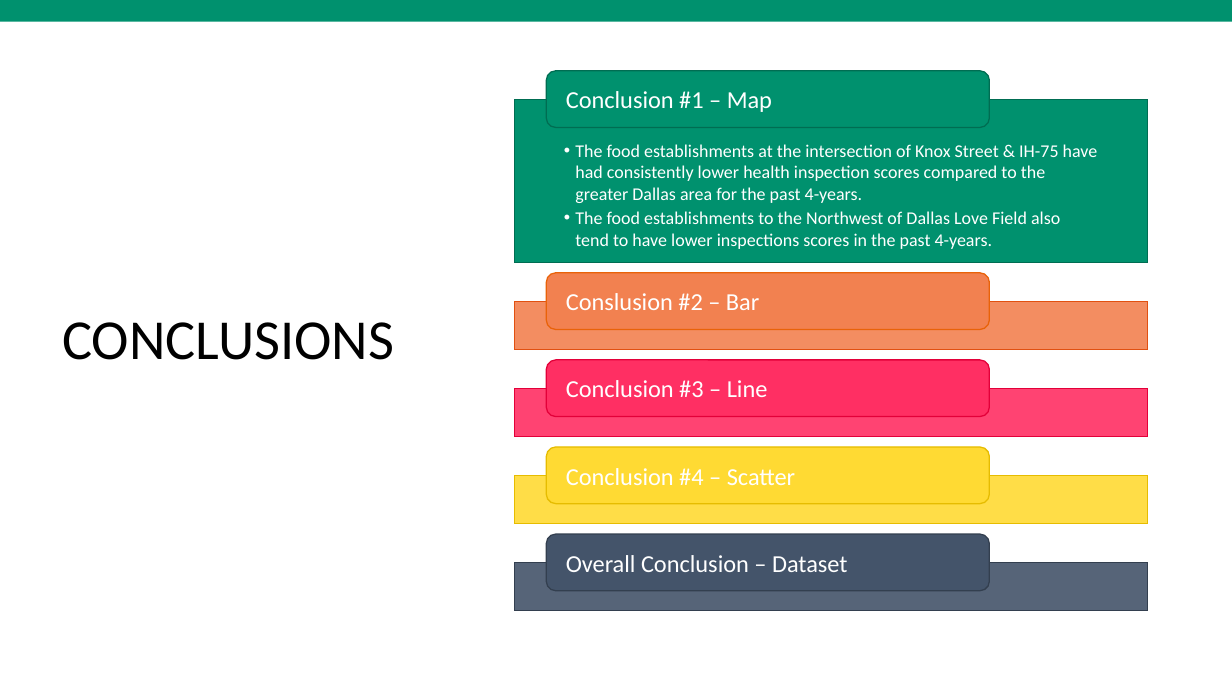
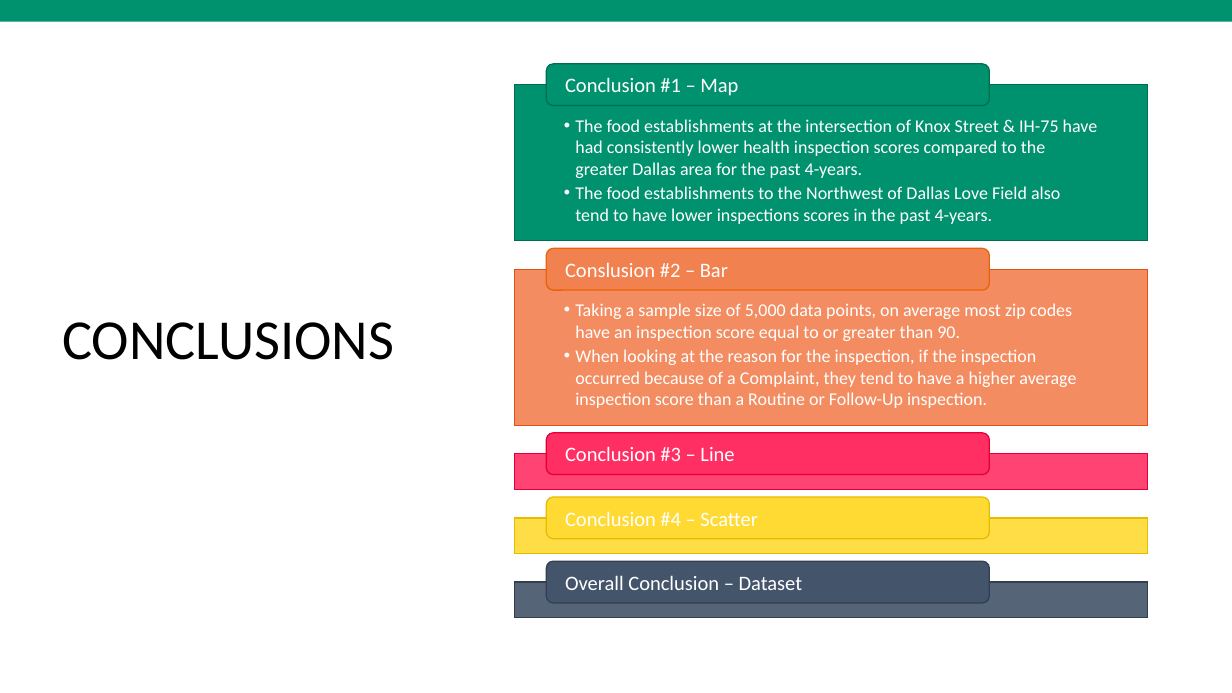
Before and after one commit to RPodemski/SMU_Project2, a slide deck: slide 5 of Brett/Health_Inspections.pptx. Drawn at 1232x693 pixels with LibreOffice and Linux fonts; fonts in the diff are those of the drawing. Boxes give left, top, right and bottom in pixels: in the first picture for what was removed or moved away, otherwise in the second. Text is boxed around its words. In the diff, an @@ line names an element or a change of style, - is before the commit and + after.

Commit message:
Rachel conclusion PPT

```diff
--- a/Brett/Health_Inspections.pptx
+++ b/Brett/Health_Inspections.pptx
@@ text "The food establishments at the ...": place and size @@
-text "The food establishments at the ..." at bbox=[575, 144, 1098, 249]
+text "The food establishments at the ..." at bbox=[575, 119, 1098, 224]
@@ rectangle: place and size @@
-rectangle at bbox=[515, 99, 1148, 262]
+rectangle at bbox=[515, 85, 1148, 241]
@@ rounded rectangle: place and size @@
-rounded rectangle at bbox=[546, 71, 989, 128]
+rounded rectangle at bbox=[546, 64, 989, 105]
@@ text "Conclusion #1 – Map": place and size @@
-text "Conclusion #1 – Map" at bbox=[566, 91, 772, 112]
+text "Conclusion #1 – Map" at bbox=[565, 77, 738, 96]
@@ rectangle: place and size @@
-rectangle at bbox=[515, 301, 1148, 349]
+rectangle at bbox=[515, 269, 1148, 425]
@@ rounded rectangle: place and size @@
-rounded rectangle at bbox=[546, 273, 989, 329]
+rounded rectangle at bbox=[546, 249, 989, 290]
@@ text "Conslusion #2 – Bar": place and size @@
-text "Conslusion #2 – Bar" at bbox=[566, 293, 759, 310]
+text "Conslusion #2 – Bar" at bbox=[565, 262, 728, 277]
@@ text added at bbox=[575, 303, 1076, 408], 14 pt, text #FFFFFF @@
+  • Taking a sample size of 5,000 data points, on average most zip codes have an inspection score equal to or greater than 90.
+  • When looking at the reason for the inspection, if the inspection occurred because of a Complaint, they tend to have a higher average inspection score than a Routine or Follow-Up inspection.
@@ rounded rectangle: place and size @@
-rounded rectangle at bbox=[546, 360, 989, 417]
+rounded rectangle at bbox=[546, 433, 989, 474]
@@ size 19 to 16 pt; less space between paragraphs in 5 elements at bbox=[565, 77, 738, 96], bbox=[565, 575, 803, 590], bbox=[565, 262, 728, 277], bbox=[565, 511, 758, 526], bbox=[565, 446, 734, 461] @@
@@ text "Conclusion #3 – Line": place and size @@
-text "Conclusion #3 – Line" at bbox=[566, 380, 768, 397]
+text "Conclusion #3 – Line" at bbox=[565, 446, 734, 461]
@@ rectangle: place and size @@
-rectangle at bbox=[515, 388, 1148, 436]
+rectangle at bbox=[515, 454, 1148, 490]
@@ rounded rectangle: place and size @@
-rounded rectangle at bbox=[546, 447, 989, 504]
+rounded rectangle at bbox=[546, 497, 989, 539]
@@ text "Conclusion #4 – Scatter": place and size @@
-text "Conclusion #4 – Scatter" at bbox=[566, 468, 795, 485]
+text "Conclusion #4 – Scatter" at bbox=[565, 511, 758, 526]
@@ rectangle: place and size @@
-rectangle at bbox=[515, 475, 1148, 523]
+rectangle at bbox=[515, 518, 1148, 555]
@@ rounded rectangle: place and size @@
-rounded rectangle at bbox=[546, 534, 989, 591]
+rounded rectangle at bbox=[546, 561, 989, 603]
@@ text "Overall Conclusion – Dataset": place and size @@
-text "Overall Conclusion – Dataset" at bbox=[566, 555, 848, 572]
+text "Overall Conclusion – Dataset" at bbox=[565, 575, 803, 590]
@@ rectangle: place and size @@
-rectangle at bbox=[515, 563, 1148, 611]
+rectangle at bbox=[515, 582, 1148, 618]
```
